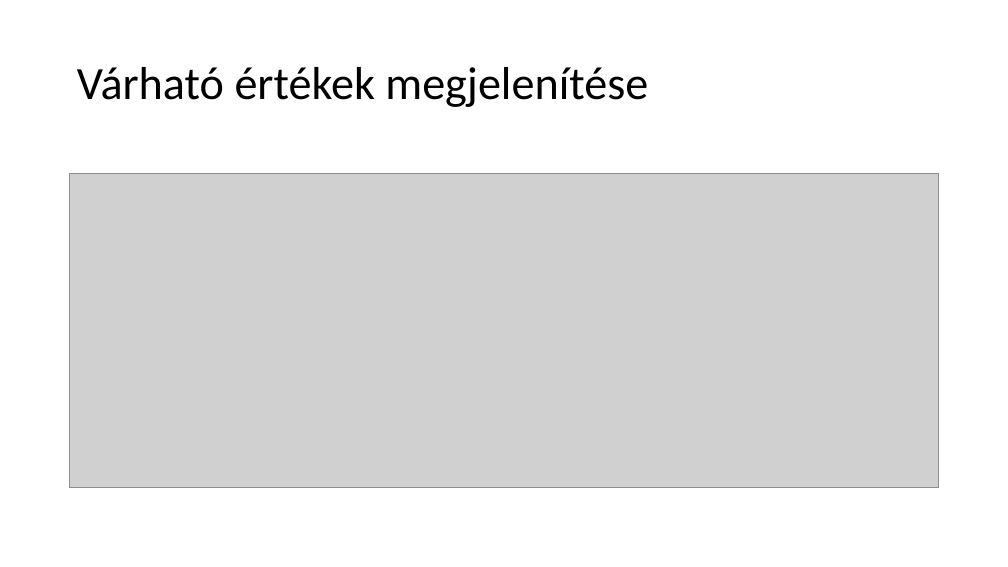
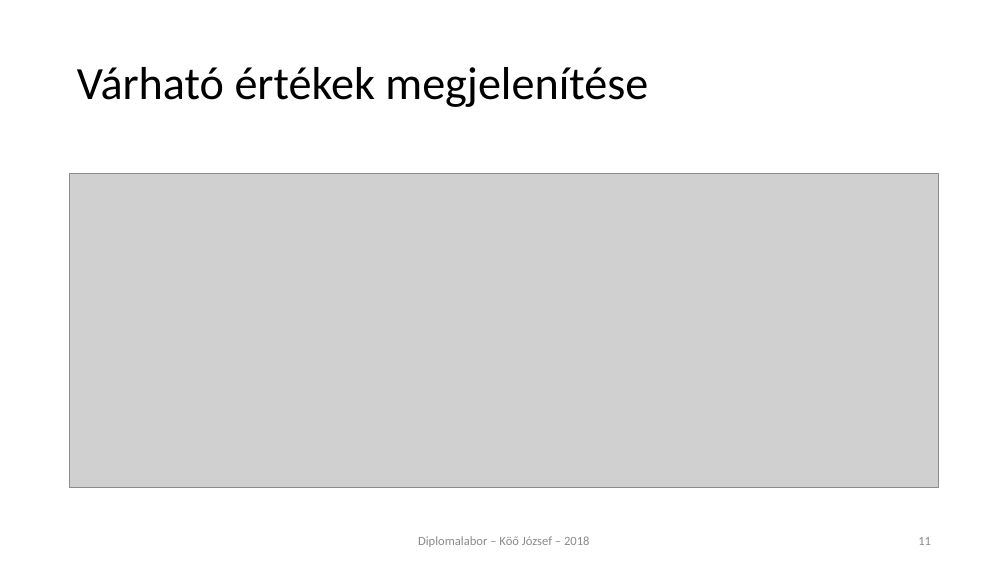
Before and after one commit to koojozsef/Szakdolgozat_PE, a slide deck: slide 11 of 01_doc/presentation_koo_jozsef.pptx. Drawn at 1008x567 pixels with LibreOffice and Linux fonts; fonts in the diff are those of the drawing; grey boxes stand for pictures. Boxes give left, top, right and bottom in pixels: in the first picture for what was removed or moved away, otherwise in the second. Text is boxed around its words. In the diff, an @@ line names an element or a change of style, - is before the commit and + after.

```diff
--- a/01_doc/presentation_koo_jozsef.pptx
+++ b/01_doc/presentation_koo_jozsef.pptx
@@ text added at <box>418,536,590,547</box>, 12 pt, text #8C8C8C @@
+Diplomalabor – Köő József – 2018
@@ page number added at <box>918,537,931,545</box>, 12 pt, text #8C8C8C @@
+11
```
Also in this commit, not shown: 15 other slides changed, 1 slide added, 1 slide removed.
